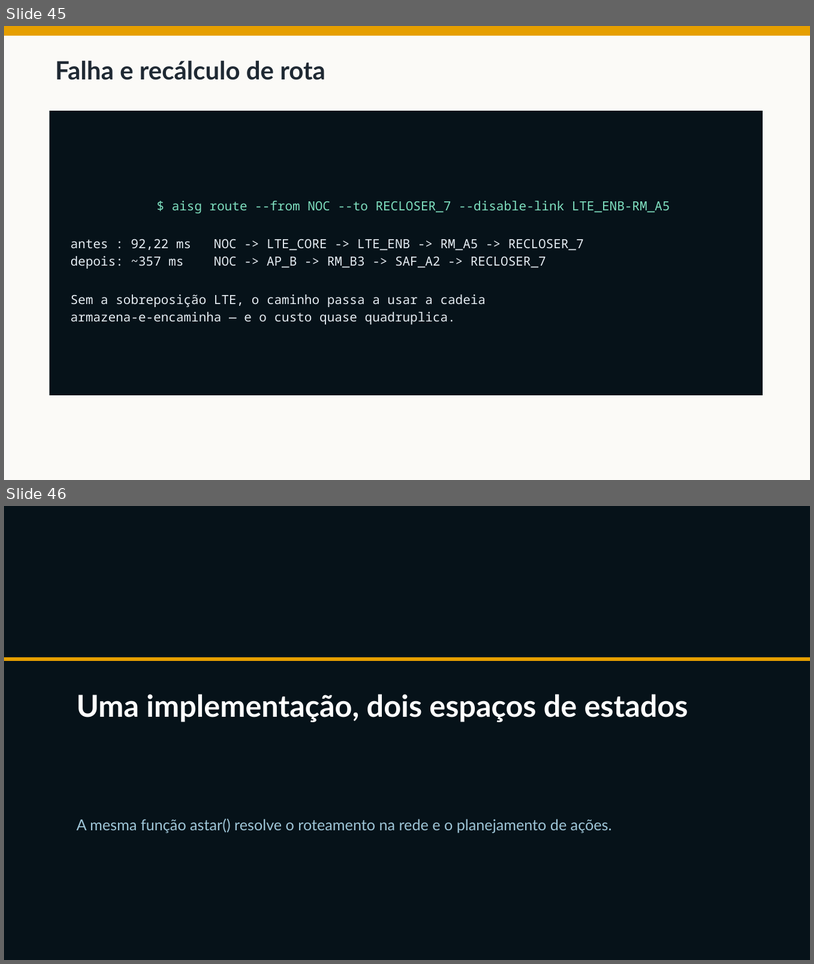
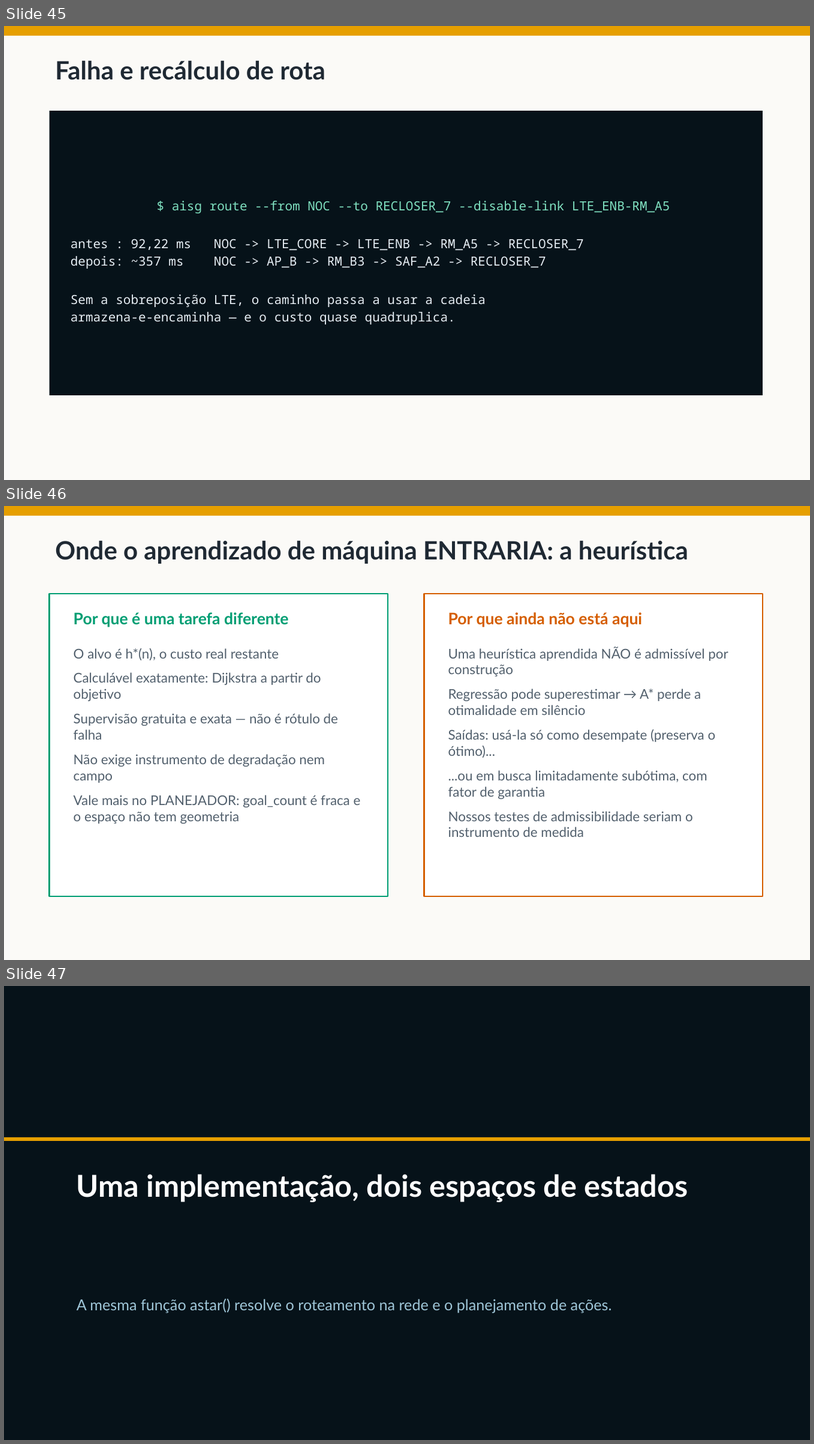
Before and after one commit to fsd-dantas/ai4systems, a slide deck: docs/presentation/ai-for-smartgrids-apresentacao.pptx. Shown one above the other, each under a label of ours: slides 45 and 46 before the commit, slides 45, 46 and 47 after it. The pictures are 814x964 and 814x1444 pixels, drawn with LibreOffice and Linux fonts; fonts in the diff are those of the drawing. Boxes give left, top, right and bottom in pixels: in the first picture for what was removed or moved away, otherwise in the second. Text is boxed around its words. In the diff, an @@ line names an element or a change of style, - is before the commit and + after.

```diff
--- a/docs/presentation/ai-for-smartgrids-apresentacao.pptx
+++ b/docs/presentation/ai-for-smartgrids-apresentacao.pptx
@@ slide 46 added at bbox=[4, 506, 810, 960], background #FFFFFF @@
@@ rectangle added at bbox=[4, 506, 810, 960], fill #FBFAF7 @@
@@ rectangle added at bbox=[4, 506, 810, 516], fill #E69F00 @@
@@ text added at bbox=[55, 540, 689, 564], 30 pt, text #1F2933, bold @@
+Onde o aprendizado de máquina ENTRARIA: a heurística
@@ rectangle added at bbox=[50, 594, 388, 896], fill #FFFFFF, outline #009E73 1.75 pt @@
@@ rectangle added at bbox=[425, 594, 763, 896], fill #FFFFFF, outline #D55E00 1.75 pt @@
@@ text added at bbox=[74, 612, 289, 627], 19 pt, text #009E73, bold @@
+Por que é uma tarefa diferente
@@ text added at bbox=[449, 612, 642, 627], 19 pt, text #D55E00, bold @@
+Por que ainda não está aqui
@@ text added at bbox=[74, 648, 361, 823], 16 pt, text #52606D @@
+O alvo é h*(n), o custo real restante
+Calculável exatamente: Dijkstra a partir do objetivo
+Supervisão gratuita e exata — não é rótulo de falha
+Não exige instrumento de degradação nem campo
+Vale mais no PLANEJADOR: goal_count é fraca e o espaço não tem geometria
@@ text added at bbox=[449, 646, 728, 837], 16 pt, text #52606D @@
+Uma heurística aprendida NÃO é admissível por construção
+Regressão pode superestimar → A* perde a otimalidade em silêncio
+Saídas: usá-la só como desempate (preserva o ótimo)...
+...ou em busca limitadamente subótima, com fator de garantia
+Nossos testes de admissibilidade seriam o instrumento de medida
@@ what was slide 46 is now slide 47 @@
```
Also in this commit, not shown: 1 slide changed.
